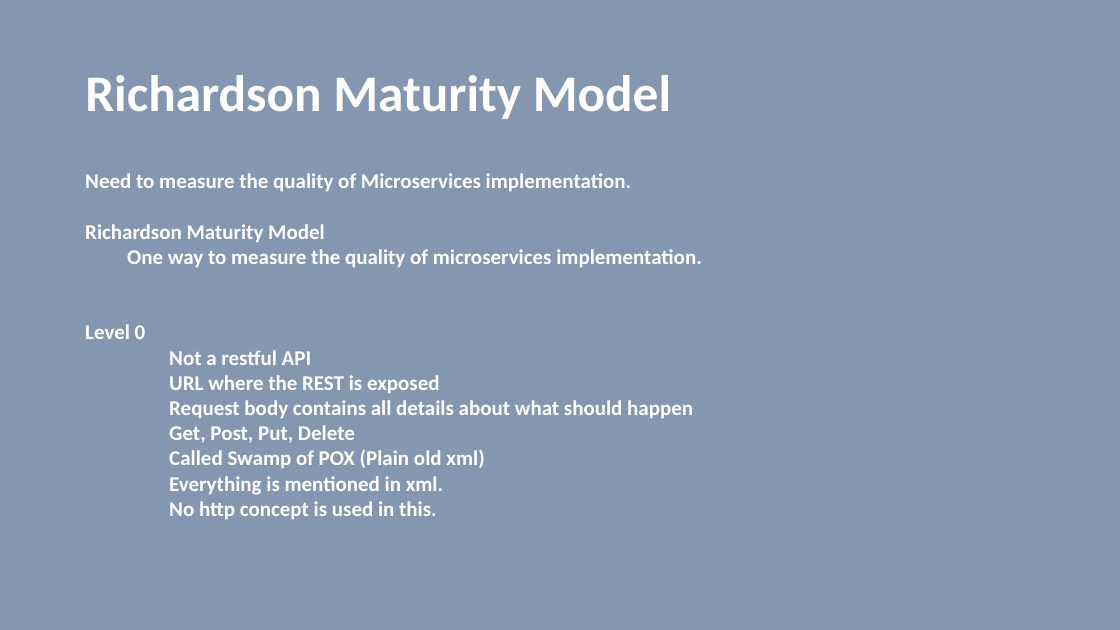
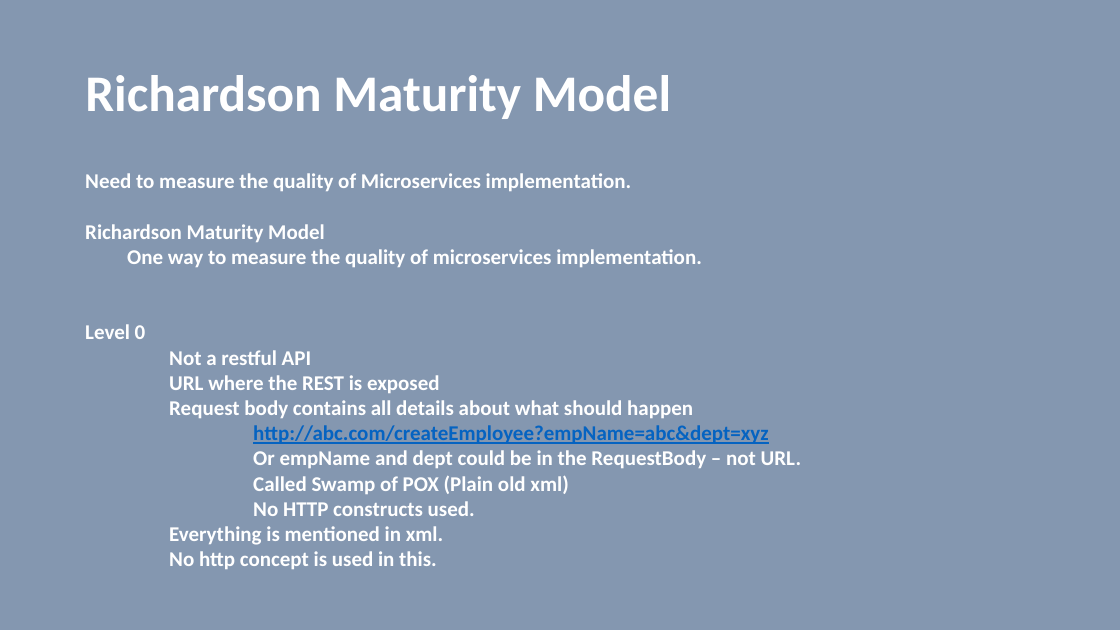
Before and after one commit to vilasvarghese/microservices, a slide deck: slide 2 of training/day2/Day2.pptx. Drawn at 1120x630 pixels with LibreOffice and Linux fonts; fonts in the diff are those of the drawing. Boxes give left, top, right and bottom in pixels: in the first picture for what was removed or moved away, otherwise in the second. Text is boxed around its words. In the diff, an @@ line names an element or a change of style, - is before the commit and + after.

```diff
--- a/training/day2/Day2.pptx
+++ b/training/day2/Day2.pptx
@@ text at [253, 425, 801, 468]: text changed; text colour #FFFFFF to #0563C1 @@
-Get, Post, Put, Delete
+http://abc.com/createEmployee?empName=abc&dept=xyz
+Or empName and dept could be in the RequestBody – not URL.
@@ text at [253, 501, 475, 516]: paragraph added @@
+No HTTP constructs used.
```
Also in this commit, not shown: 1 other slide changed, 1 slide added, 13 slides removed, 2 other files.
